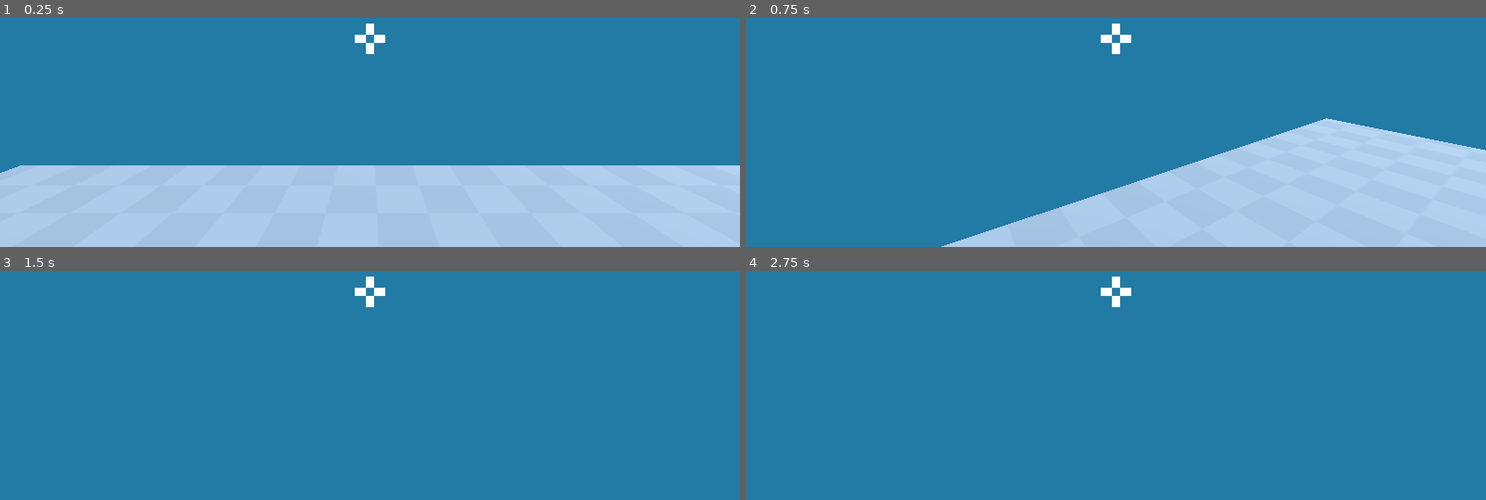
Above: before the commit, frames 1-4 (two rows, left to right).
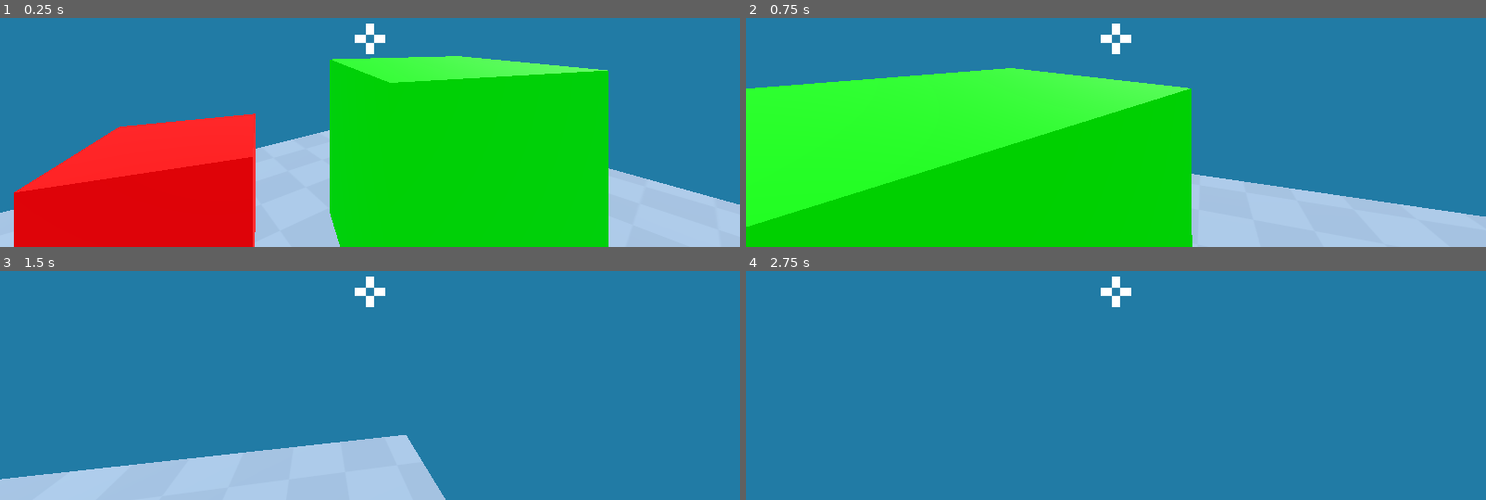
Above: after the commit, the same moments.

Repository: rajariandhana/BaseGame
Game: Godot game, scene res://game.tscn
Same seed, same stepped clock (60 frames per second), same inputs: the game is played once before the commit and once after it.
Inputs (mouse positions are in pixels of both pictures, inside the frame that each line leads up to):
- Up to frame 1 (0.25 s): no input
- Up to frame 2 (0.75 s): tap Enter at 0.5 s; move the mouse to (1153, 36) at 0.52 s; hold W (move_forward) from 0.53 s (still down); tap E (interact_e) at 0.6 s; click (1153, 36) at 0.67 s
- Up to frame 3 (1.5 s): keep holding W (move_forward); tap Space (jump) at 0.77 s; move the mouse to (333, 293) at 1.27 s; tap E (interact_e) at 1.35 s
- Up to frame 4 (2.75 s): keep holding W (move_forward); tap Space (jump) at 1.52, 2 s; move the mouse to (1130, 284) at 2.02 s; tap E (interact_e) at 2.1 s

The runs differ from the first frame. In frame 1, 50% of the frame differs, in the area x 0-100%, y 16-100%; in frame 2, 54%, in the area x 0-100%, y 21-100%; in frame 3, 11%; in frame 4, nothing differs.

Commit message:
feat: on hover

Diff:
--- /dev/null
+++ b/box.gd
@@ -0,0 +1,42 @@
+extends Interactable
+class_name Box
+
+@onready var mesh_instance_3d: MeshInstance3D = $"./MeshInstance3D"
+
+@export var color_primary: String
+@export var color_secondary: String
+
+var toggle: bool = false
+var current_color: String
+
+func _ready() -> void:
+	current_color = color_primary
+	set_overlay_color(current_color)
+	toggle = false
+
+func set_overlay_color(color: Color):
+	var mat := mesh_instance_3d.material_overlay
+
+	if mat == null:
+		mat = StandardMaterial3D.new()
+		mesh_instance_3d.material_overlay = mat
+	else:
+		mat = mat.duplicate()
+	mesh_instance_3d.material_overlay = mat
+	mat.albedo_color = color
+
+func interact(body) -> void:
+	toggle = !toggle
+	if toggle:
+		set_overlay_color(color_secondary)
+		current_color = color_secondary
+	else:
+		set_overlay_color(color_primary)
+		current_color = color_primary
+
+func hover_enter(body) -> void:
+	var dimmed_color = Color(current_color) * 0.5
+	set_overlay_color(dimmed_color)
+
+func hover_exit(body) -> void:
+	set_overlay_color(current_color)
--- a/box.tscn
+++ b/box.tscn
@@ -1,15 +1,18 @@
-[gd_scene load_steps=4 format=3 uid="uid://c3o23yup4gxny"]
+[gd_scene load_steps=5 format=3 uid="uid://c3o23yup4gxny"]
 
-[ext_resource type="Script" uid="uid://l0n7tce0s0r0" path="res://interactable.gd" id="1_g2tbl"]
+[ext_resource type="Script" uid="uid://dq2tqtwxieia0" path="res://box.gd" id="2_oq5cr"]
+
+[sub_resource type="StandardMaterial3D" id="StandardMaterial3D_oq5cr"]
 
 [sub_resource type="BoxMesh" id="BoxMesh_oyhfb"]
 
 [sub_resource type="BoxShape3D" id="BoxShape3D_g2tbl"]
 
 [node name="Box" type="StaticBody3D"]
-script = ExtResource("1_g2tbl")
+script = ExtResource("2_oq5cr")
 
 [node name="MeshInstance3D" type="MeshInstance3D" parent="."]
+material_override = SubResource("StandardMaterial3D_oq5cr")
 mesh = SubResource("BoxMesh_oyhfb")
 
 [node name="CollisionShape3D" type="CollisionShape3D" parent="."]
--- a/game.tscn
+++ b/game.tscn
@@ -31,12 +31,15 @@
 transform = Transform3D(1, 0, 0, 0, 0.866025, 0.5, 0, -0.5, 0.866025, 0, 3, 4)
 
 [node name="Player" parent="." instance=ExtResource("2_e2o6t")]
-transform = Transform3D(-4.37114e-08, 0, 1, 0, 1, 0, -1, 0, -4.37114e-08, -0.355034, 1, 1.56765)
+transform = Transform3D(-0.642493, 0, -0.766291, 0, 1, 0, 0.766291, 0, -0.642493, -0.355034, 1, 1.56765)
 
 [node name="Box1" parent="." instance=ExtResource("4_fc0e3")]
-transform = Transform3D(1, 0, 0, 0, 1, 0, 0, 0, 1, 1.95505, 0.5, 1.74605)
-interact_key = "interact_e"
+transform = Transform3D(0.951525, 0, -0.307573, 0, 1, 0, 0.307573, 0, 0.951525, 1.95505, 0.5, 1.74605)
+color_primary = "#FF0000"
+color_secondary = "#0000FF"
 
 [node name="Box2" parent="." instance=ExtResource("4_fc0e3")]
-transform = Transform3D(1, 0, 0, 0, 1, 0, 0, 0, 1, 1.95505, 2.02961, 1.74605)
+transform = Transform3D(1.39944, 0, -0.539971, 0, 1.5, 0, 0.539971, 0, 1.39944, 0.959636, 0.75, 3.39986)
+color_primary = "#00FF00"
+color_secondary = "#FFFF00"
 interact_key = "interact_f"
--- a/interactable.gd
+++ b/interactable.gd
@@ -38,3 +38,8 @@
 
 func interact(body):
 	print("Interacting with " + name)
+
+func hover_enter(body):
+	pass
+func hover_exit(body):
+	pass
--- a/player.gd
+++ b/player.gd
@@ -14,7 +14,7 @@
 @onready var interact_ray: RayCast3D = $Camera3D/InteractRay
 @onready var hover_message: Label = $CanvasLayer/HoverMessage
 
-var interacting: Node = null
+var interacting: Interactable = null
 
 func _ready() -> void:
 	#return
@@ -33,38 +33,25 @@
 			60.0
 		)
 
-func get_aim_target():
-	var origin = camera_3d.global_transform.origin
-	var direction = -camera_3d.global_transform.basis.z
-
-	var query = PhysicsRayQueryParameters3D.create(
-		origin,
-		origin + direction * RAY_LENGTH
-	)
-	query.exclude = [self]
-	query.collide_with_areas = true
-	var result = space_state.intersect_ray(query)
-	return result
-
-func _process(delta):
-	var hit = get_aim_target()
-	if hit and hit.collider.is_in_group("interactable"):
-		var n := hit.collider as Area3D
-		var current = n.interact_root.get_interact()
-		if current != interacting:
-			interacting = current
-			n.interact_root.interact()
-	else:
-		interacting = null
-
 func ray():
 	hover_message.text = ""
+
 	if interact_ray.is_colliding():
 		var collider = interact_ray.get_collider()
+
 		if collider is Interactable:
 			hover_message.text = collider.get_prompt()
+			collider.hover_enter(owner)
 			if Input.is_action_just_pressed(collider.interact_key):
 				collider.interact(owner)
+			if interacting != collider:
+				if interacting:
+					interacting.hover_exit(owner)
+				interacting = collider
+	else:
+		if interacting:
+			interacting.hover_exit(owner)
+			interacting = null
 
 func _physics_process(delta: float) -> void:
 	ray()
Not shown, added: box.gd.uid
